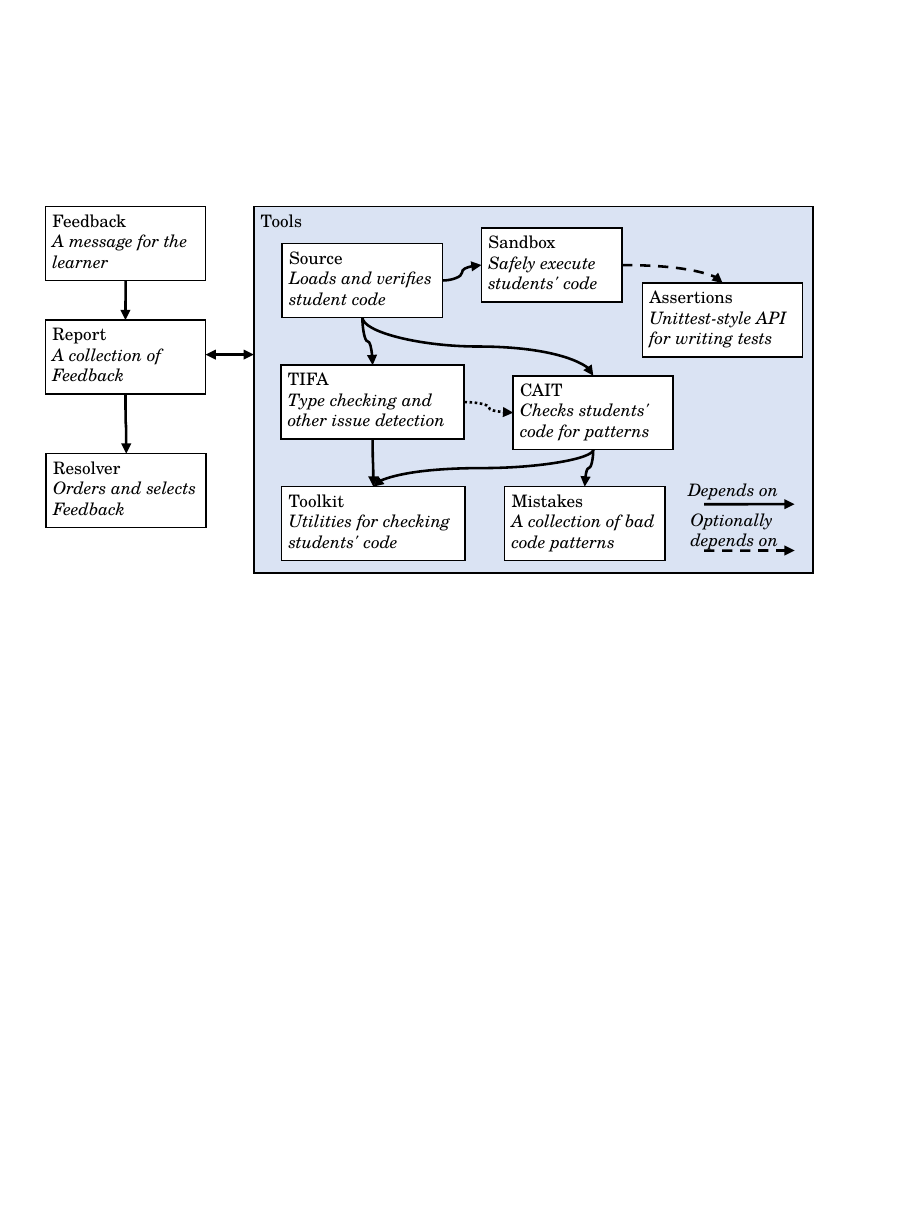
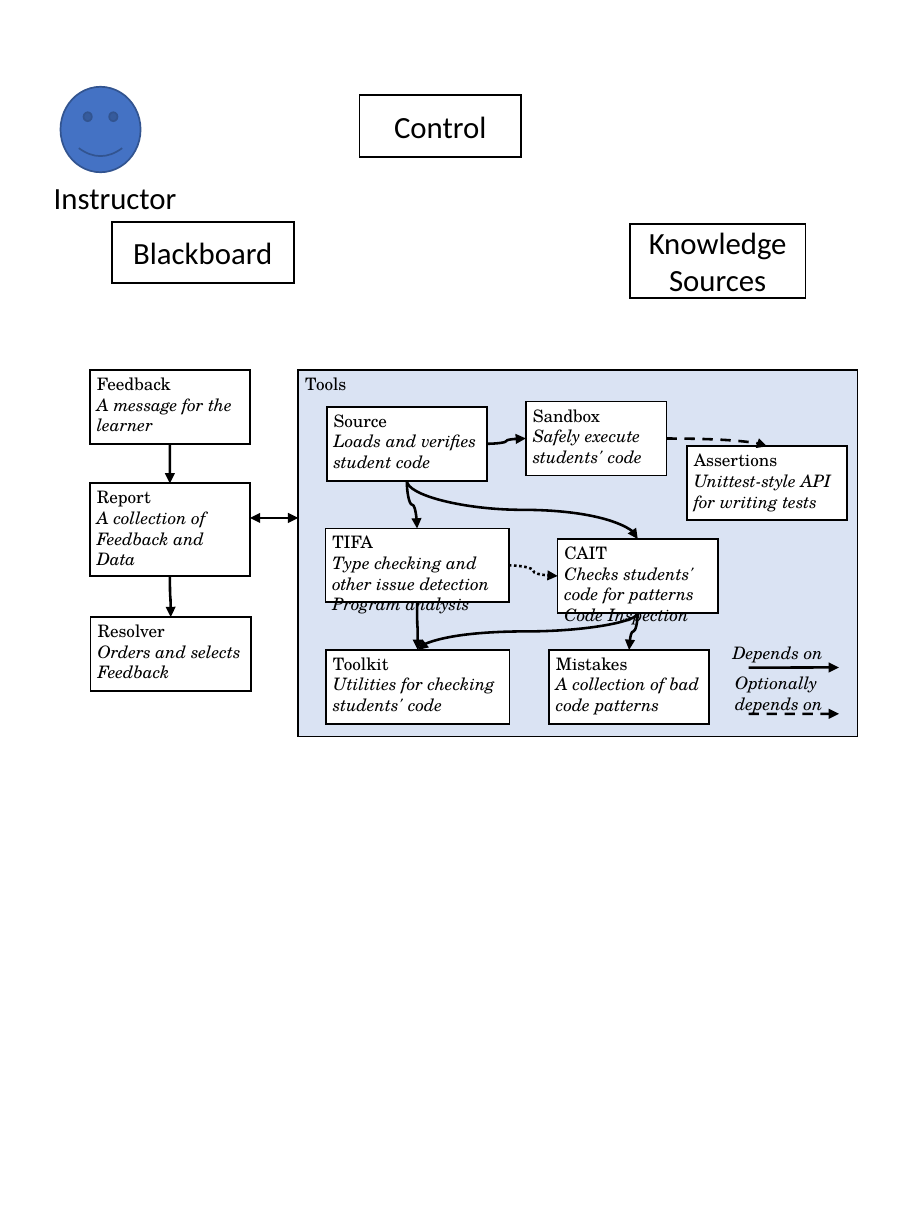
Before and after one commit to pedal-edu/pedal, a slide deck: slide 2 of docs/_static/pedal-overview.pptx. Drawn at 924x1232 pixels with LibreOffice and Linux fonts; fonts in the diff are those of the drawing. Boxes give left, top, right and bottom in pixels: in the first picture for what was removed or moved away, otherwise in the second. Text is boxed around its words. In the diff, an @@ line names an element or a change of style, - is before the commit and + after.

```diff
--- a/docs/_static/pedal-overview.pptx
+++ b/docs/_static/pedal-overview.pptx
@@ smiley face added at box(60, 86, 140, 171), fill #4472C4, outline #325491 1 pt @@
@@ rectangle added at box(360, 95, 521, 156), fill #FFFFFF, outline #000000 1 pt, 18 pt, text #000000 @@
+Control
@@ text added at box(54, 189, 177, 210), 18 pt, text #000000 @@
+Instructor
@@ rectangle added at box(112, 222, 294, 283), fill #FFFFFF, outline #000000 1 pt, 18 pt, text #000000 @@
+Blackboard
@@ rectangle added at box(630, 224, 804, 298), fill #FFFFFF, outline #000000 1 pt, 18 pt, text #000000 @@
+Knowledge Sources
@@ rectangle "Sandbox": place and size @@
-rectangle "Sandbox" at box(482, 228, 622, 302)
+rectangle "Sandbox" at box(526, 402, 667, 476)
@@ curved arrow moved from (442, 281) - (482, 265) to (487, 444) - (526, 439) @@
@@ curved arrow moved from (622, 265) - (723, 283) to (667, 439) - (768, 446) @@
@@ rectangle "Report": place and size @@
-rectangle "Report" at box(46, 320, 206, 394)
+rectangle "Report" at box(90, 483, 250, 575)
@@ 3 curved arrows, 1 double arrow: place and size @@
-3 curved arrows, 1 double arrow at box(206, 318, 795, 551)
+3 curved arrows, 1 double arrow at box(250, 480, 839, 713)
@@ text in rectangle at box(97, 511, 205, 566): text changed @@
-A collection of Feedback
+A collection of Feedback and Data
@@ curved arrow moved from (126, 394) - (127, 453) to (170, 577) - (171, 617) @@
@@ text in rectangle at box(332, 597, 470, 616): paragraph added @@
+Program analysis
@@ text in rectangle at box(564, 608, 689, 627): paragraph added @@
+Code Inspection
@@ 9 rectangles, 6 curved arrows, 2 texts: place and size @@
-9 rectangles, 6 curved arrows, 2 texts at box(46, 207, 813, 574)
+9 rectangles, 6 curved arrows, 2 texts at box(90, 370, 857, 737)
```
Also in this commit, not shown: 10 other files.
